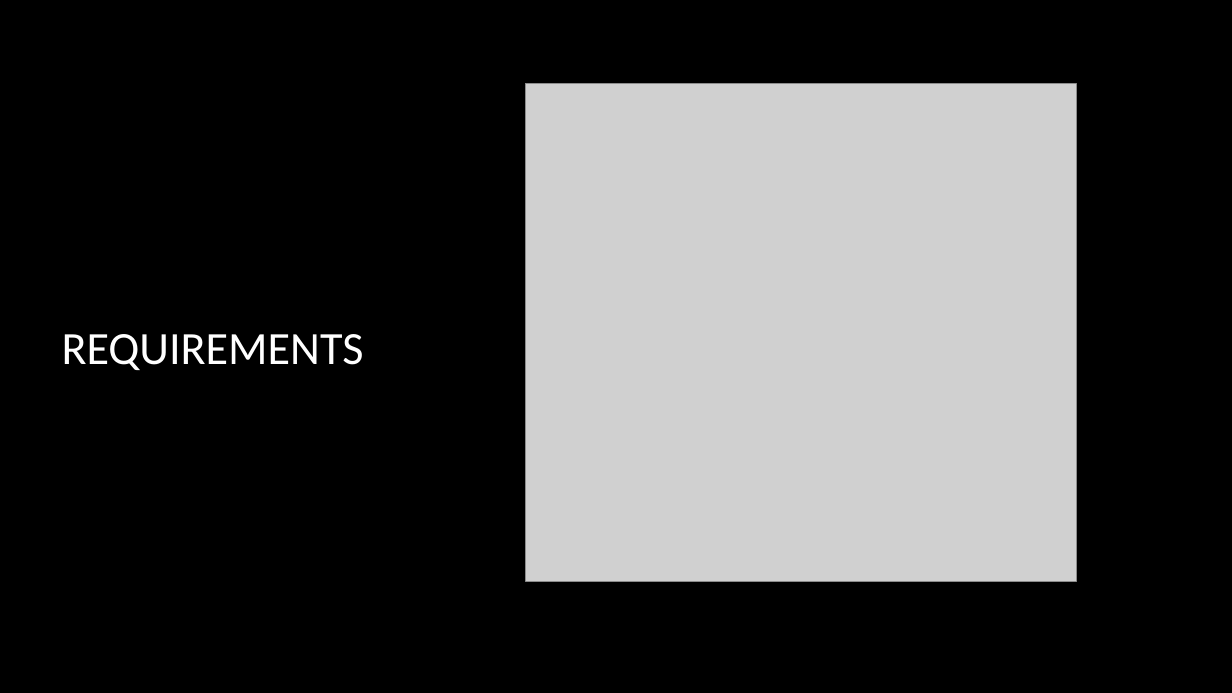
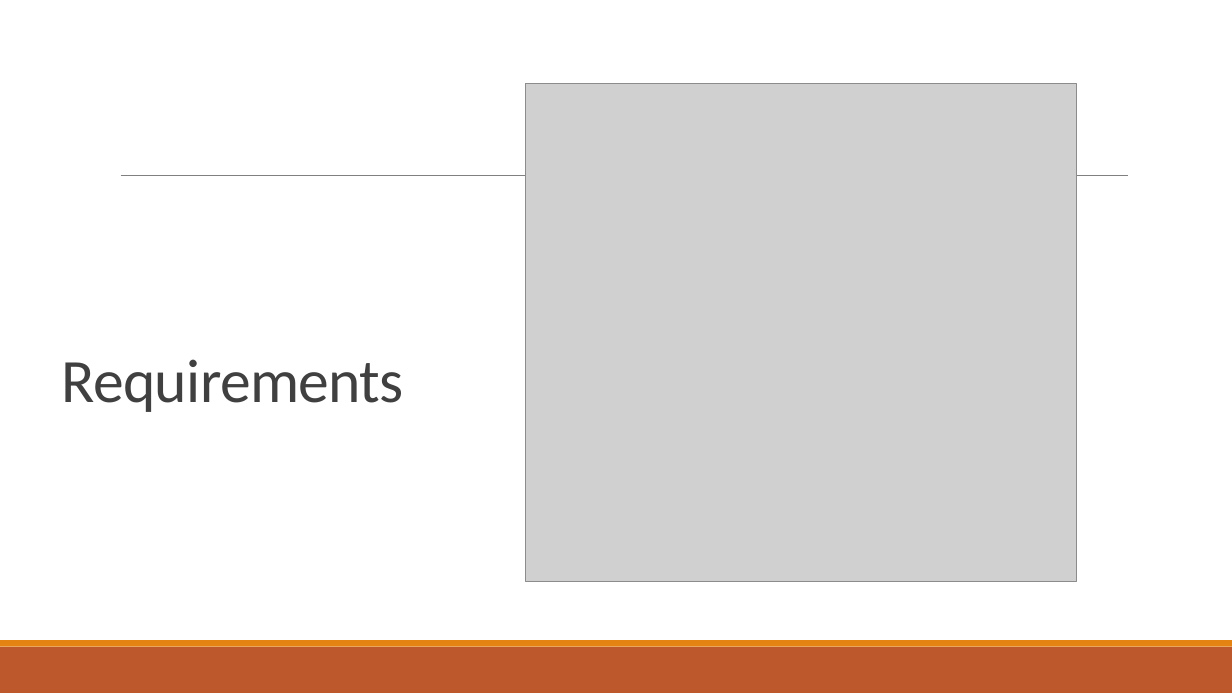
Before and after one commit to phanikishorelanka/Task1, a slide deck: slide 2 of CloudMigration/CREATING Cloud Migration Strategy.pptx. Drawn at 1232x693 pixels with LibreOffice and Linux fonts; fonts in the diff are those of the drawing; grey boxes stand for pictures; background and template pictures are left out. Boxes give left, top, right and bottom in pixels: in the first picture for what was removed or moved away, otherwise in the second. Text is boxed around its words. In the diff, an @@ line names an element or a change of style, - is before the commit and + after.

```diff
--- a/CloudMigration/CREATING Cloud Migration Strategy.pptx
+++ b/CloudMigration/CREATING Cloud Migration Strategy.pptx
@@ background picture (left out) to #FFFFFF @@
@@ line added from (121, 176) to (1128, 176), #808080 0.5 pt @@
@@ title "Requirements" at [62, 359, 404, 412]: vertical alignment middle to bottom @@
@@ title at [62, 359, 404, 412]: text changed; size 36 to 48 pt; text colour #FFFFFF to #404040 @@
-REQUIREMENTS
+Requirements
@@ rectangle added at [0, 647, 1232, 693], fill #BD582C @@
@@ rectangle added at [0, 640, 1232, 647], fill #E48312 @@
```
Also in this commit, not shown: 5 other slides changed, 2 other files.
